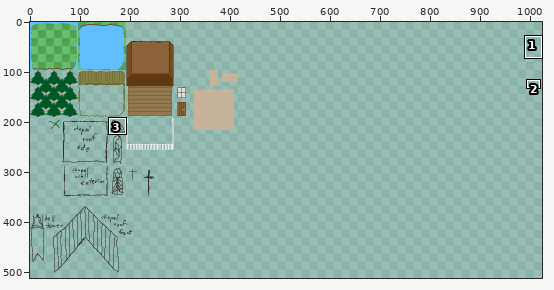
One commit to this sprite sheet: res/images/TestSpriteSheet.png. The first picture is a wide view before the edit; the outline marks the close-up.
Close-up. As it was:
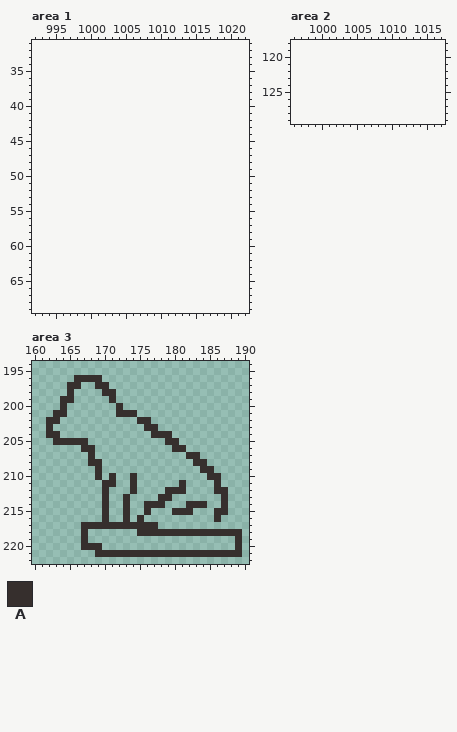
The file is 512x512 pixels. Pixels under 10% opacity are left out. Colours within 5 levels of each other are drawn and written as one. Shown: area 1: x 992..1022, y 31..69; area 2: x 996..1017, y 118..129; area 3: x 160..190, y 194..222. The old version is drawn lined up with the new one, on the new canvas. The commit also changed other parts of the picture, which this record leaves out.
Palette (. is transparent): A #362f2d
Pixels before, area 3, first column x 162:
196 ....AAAA....................
197 ...AA..AA...................
198 ...A....AA..................
199 ..AA.....A..................
200 ..A.......A.................
201 .AA.......AAA...............
202 AA...........AA.............
203 A.............AA............
204 AA.............AAA..........
205 .AAAAA...........AA.........
206 .....AA...........AA........
207 ......A.............AA......
208 ......AA.............AA.....
209 .......A..............AA....
210 .......A.A..A..........AA...
211 ........AA..A......A....A...
212 ........A...A....AAA....AA..
213 ........A..A....AA.......A..
214 ........A..A..AAA...AAA..A..
215 ........A..A..A...AAA...AA..
216 ........A..A.A..........A...
217 .....AAAAAAAAAAA............
218 .....A.......AAAAAAAAAAAAAAA
219 .....A.....................A
220 .....AAA...................A
221 .......AAAAAAAAAAAAAAAAAAAAA
New version:
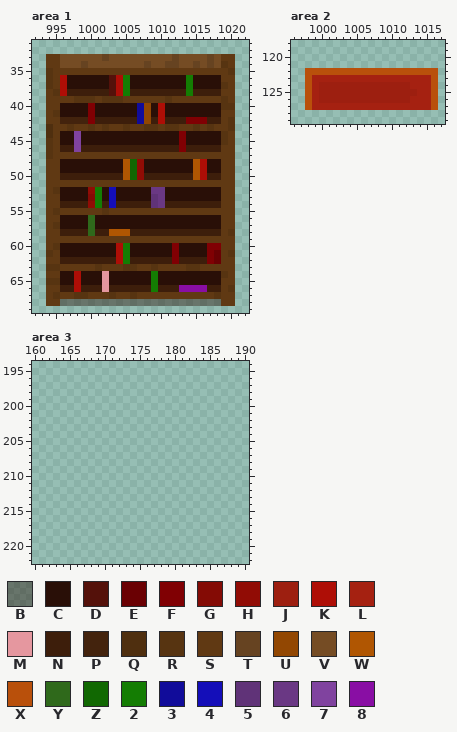
Colours new in this view: B #290f076b  C #290f07  D #54110a  E #6a0003  F #800003  G #840b05  H #910c05  J #9d1f10  K #ae0e06  L #a52111  M #e5979f  N #3d1e0b  P #43230d  Q #4f2f0f  R #573411  S #603913  T #664321  U #924702  V #754c24  W #b05602  X #b9500b  Y #2f691b  Z #116802  2 #147d03  3 #110c9a  4 #140eb9  5 #603378  6 #6a3884  7 #80439f  8 #890ea4
Change:
canvas 512x512 -> 1024x512
Changed rows in their new state; - is an unchanged pixel.
Area 1:
first column x 994:
33 SSVVVVVVTVVVVVVVVVTVVVVTVSS
34 SSVVVTVVVVVVVVTVVTTVVTVTVRS
35 RSSSSSSSSSSSSSSSSSSSSSSSSSR
36 RSKCCCCCCDK2CCCCCCCC2CCCCSS
37 RSKCCCCCCDK2CCCCCCCC2CCCCRS
38 SRKNNNNNNDK2NNNNNNNN2NNNNSS
39 SSSSRRRSRRRSSSSSSRSSSSSSSRS
40 SSCCCCFCCCCCC3UCKCCCCCCCCRR
41 SRCCCCFCCCCCC3UCKCCCCCCCCSS
42 SSPPPPFNNNNNN3UNKNNNFFFNNSR
43 QSSRSSRSRSSRSSRRSRRSSRSRSSR
44 QSCC7CCCCCCCCCCCCCCFCCCCCRS
45 RSCC7CCCCCCCCCCCCCCFCCCCCRS
46 RSNN7NNNNNNNNNNNNNNFNNNNNSS
47 RSSSSSSSSSSSSSSSSSSSSSSSSSS
48 SSCCCCCCCCCWZHCCCCCCCWKCCSS
49 SSCCCCCCCCCWZHCCCCCCCWKCCSS
50 SSNNNNNNNNNWZHNNNNNNNWKNNSS
51 SSSSSSSSSSSSSSSSSSSSSSSSSSS
52 SRCCCCH2C4CCCCC66CCCCCCCCSS
53 SSCCCCG2C4CCCCC56CCCCCCCCSS
54 SSNNNNH2N4NNNNN56NNNNNNNNSS
55 SRSSSSSSRSSSSSSSSSSSSSSSSSS
56 SSCCCCYCCCCCCCCCCCCCCCCCCSS
57 SRCCCCYCCCCCCCCCCCCCCCCCCSS
58 SSNNNNYNNWWWNNNNNNNNNNNNNSR
59 SSSSSSSSSSSSSSSSSSSSSSSSSSS
60 SRCCCCCCCCK2CCCCCCFCCCCFFSS
61 RSCCCCCCCCK2CCCCCCFCCCCFESR
62 SSNNNNNNNNK2NNNNNNFNNNNFESS
63 RRSSSSSRSSSRRSSRSSSSRRSSSSS
64 SSCCKCCCMCCCCCC2CCCCCCCCCRS
65 RRCCKCCCMCCCCCC2CCCCCCCCCSS
66 SSNNKNNNMNNNNNN2NNN8888NNSR
67 SRSSRRSSSRSSRSSSSSSSSSSSRSS
68 SSBBBBBBBBBBBBBBBBBBBBBBBSS
Area 2:
first column x 998:
122 XXXXXXXXXXXXXXXXXXX
123 XLLLLLLLLLLLLLLLLLX
124 XLJJJJJJJJJJJJJLLLX
125 XLJJJJJJJJJJJJJJLLX
126 XLJJJJJJJJJJJJJLLLX
127 XLLLLLLLLLLLLLLLLLX
Area 3:
first column x 162:
196 ----....--------------------
197 ---..--..-------------------
198 ---.----..------------------
199 --..-----.------------------
200 --.-------.-----------------
201 -..-------...---------------
202 ..-----------..-------------
203 .-------------..------------
204 ..-------------...----------
205 -.....-----------..---------
206 -----..-----------..--------
207 ------.-------------..------
208 ------..-------------..-----
209 -------.--------------..----
210 -------.-.--.----------..---
211 --------..--.------.----.---
212 --------.---.----...----..--
213 --------.--.----..-------.--
214 --------.--.--...---...--.--
215 --------.--.--.---...---..--
216 --------.--.-.----------.---
217 -----...........------------
218 -----.-------...............
219 -----.---------------------.
220 -----...-------------------.
221 -------.....................
